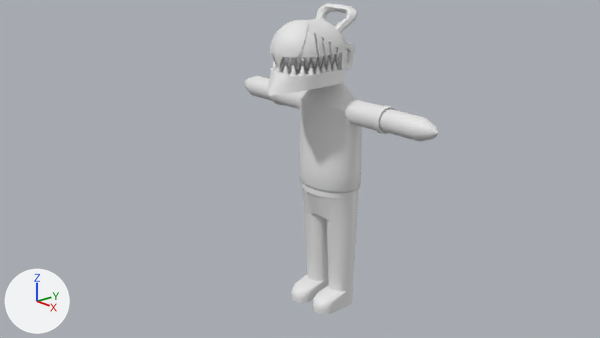
The Blender file Chainsaw man/Chainsaw man.blend, before and after one commit.
Camera for both pictures: the file's camera 'Camera'. The lights are fixed; the arrows at lower left show +X, +Y and +Z.
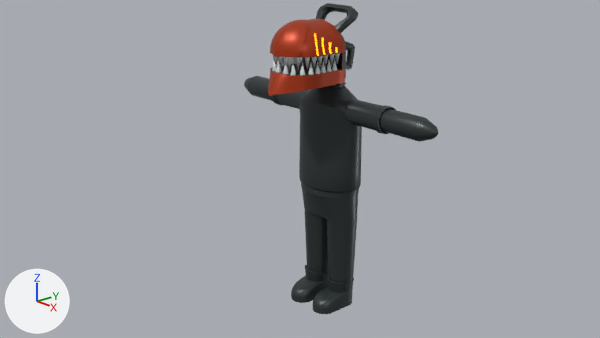
The edits, one by one:
Material 'eyes' (mat_eyes) is new.
Its base color is (0.0, 0.0, 0.0) (black #000000).
Its roughness is 1.0.
Its emission color is (1.0, 0.18, 0.00169) (orange #ff7606).
Its emission strength is 5.0.
Material 'Material.003' (mat_material_003) is new.
Its base color is (0.0, 0.0, 0.0) (black #000000).
Its roughness is 1.0.
Material 'Material' (mat_material) is new.
Its base color is (0.0382, 0.0482, 0.0497) (black #373e3f).
Its metallic is 0.44.
Its roughness is 0.39.
Material 'Material.001' (mat_material_001) is new.
Its base color is (0.418, 0.0369, 0.00273) (brown #ad3609).
Its metallic is 0.376.
Its roughness is 0.399.
Material 'Material.004' (mat_material_004) is new.
Its base color is (0.617, 0.665, 0.665) (light grey #ced5d5).
Material 'Material.002' (mat_material_002) is new.
Its base color is (0.0704, 0.0482, 0.0452) (brown #4b3e3c).
me_sphere is used by ob_sphere; location (0.0, 0.0, 3.19).
me_sphere had 2431 vertices, 2366 faces and spanned x -0.03..4.73, y -2.1..1.7, z -8.9..1.84.
me_sphere now has 2767 vertices, 2694 faces and spans x 0.0..4.73, y -2.1..1.7, z -8.9..1.84.
me_sphere part 1: 1 vertex removed from x -0.03, y 1.02, z -5.44; 157 vertices added at x 0.0..1.15, y -0.2..1.46, z -5.48..-4.71.
me_sphere part 2: 4 vertices moved from x -0.02..0.01, y -1.72..-0.57, z 0.0..1.49 to x 0.0..0.02, y -1.78..-0.57, z 0.43..1.49; 12 vertices removed from x -0.02..0.0, y -1.69..0.21, z -0.81..1.49; 96 vertices added at x 0.0..0.97, y -0.57..1.21, z -0.89..1.45.
me_sphere part 3: 96 vertices added at x 0.08..1.09, y -0.06..1.16, z -8.35..-7.88.
me_sphere part 4: 1149 faces spanning x 0.0..4.73, y -0.55..1.7, z -8.9..1.84 switch from no material to mat_material (black #373e3f).
me_sphere part 5: 475 faces spanning x 0.0..1.0, y -2.1..0.39, z -0.81..1.49 switch from no material to mat_material_001 (brown #ad3609).
me_sphere part 6: 35 faces spanning x 0.0..1.0, y -1.78..0.38, z -0.13..0.46 switch from no material to mat_material_002 (brown #4b3e3c).
me_sphere part 7: 63 faces spanning x 0.63..0.94, y -0.94..0.04, z 0.48..1.15 switch from no material to mat_eyes (black #000000).
me_sphere part 8: 546 faces spanning x 0.0..0.96, y -1.7..0.19, z -0.14..0.48 switch from no material to mat_material_004 (light grey #ced5d5).
me_sphere now uses material mat_material_003 (black #000000).

What differs and where, as boxes [x1, y1, x2, y2] in the pictures (600 x 338 px):
part 1 of me_sphere, built on (black)
    after: [302, 189, 358, 224]
part 2 of me_sphere, built on
    before: [274, 56, 323, 89]
    after: [302, 53, 346, 90]
part 3 of me_sphere, added (black)
    after: [296, 265, 354, 300]
part 4 of me_sphere, recoloured (grey to black)
    both: [244, 3, 438, 314]
part 5 of me_sphere, recoloured
    both: [268, 19, 345, 96]
part 6 of me_sphere, recoloured
    both: [271, 52, 345, 76]
part 7 of me_sphere, recoloured
    both: [314, 33, 338, 56]
part 8 of me_sphere, recoloured
    both: [272, 53, 340, 75]
